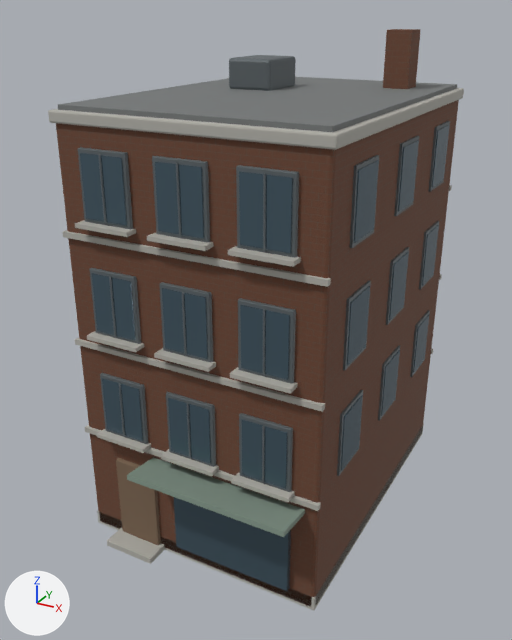
Two versions of the Blender file assets/pilot/brick-shop.blend, one commit apart.
The view is the same before and after, from a 50 mm lens placed at (7.48, -14.75, 11.95), pointed at (-0.3, -0.6, 4.88). Lighting does not change. The marker at lower left points along +X, +Y and +Z. The picture after the commit comes second.

Script lines for the objects in view, before the commit:
```python
mat_brick_shopfacade = principled_material('brick-shopFacade')
mat_brick_shopfacade.texture = img_brick_shopfacadealbedo
mat_brick_shopfacade.roughness = 0.8
mat_canvas = principled_material('Canvas')
mat_canvas.base_color = (0.21, 0.28, 0.23)  # grey #7e9084
mat_canvas.roughness = 0.8
mat_frames = principled_material('Frames')
mat_frames.base_color = (0.12, 0.14, 0.15)  # dark grey #61696c
mat_frames.metallic = 0.25
mat_frames.roughness = 0.55
mat_glass = principled_material('Glass')
mat_glass.base_color = (0.085, 0.14, 0.18)  # dark blue #526976
mat_glass.metallic = 0.5
mat_glass.roughness = 0.18
mat_limestone = principled_material('Limestone')
mat_limestone.base_color = (0.45, 0.44, 0.4)  # grey #b3b1aa
mat_limestone.roughness = 0.8
mat_roof = principled_material('Roof')
mat_roof.base_color = (0.17, 0.18, 0.18)  # grey #737676
mat_roof.roughness = 0.8
mat_timber = principled_material('Timber')
mat_timber.base_color = (0.2, 0.13, 0.08)  # brown #7c6550
mat_timber.roughness = 0.8
me_cube_001 = bpy.data.meshes.new('Cube.001')
me_cube_001.from_pydata(...)  # 2128 vertices, 1872 faces; spans x -3.08..3.08, y -4.95..4.95, z 0.0..11.5
# faces by material slot: [60, 216, 6, 1242, 228, 108, 12]
me_cube_001.materials.append(mat_brick_shopfacade)  # picture img_brick_shopfacadealbedo
me_cube_001.materials.append(mat_limestone)  # grey #b3b1aa
me_cube_001.materials.append(mat_roof)  # grey #737676
me_cube_001.materials.append(mat_frames)  # dark grey #61696c
me_cube_001.materials.append(mat_glass)  # dark blue #526976
me_cube_001.materials.append(mat_timber)  # brown #7c6550
me_cube_001.materials.append(mat_canvas)  # grey #7e9084
ob_brick_shop = bpy.data.objects.new('brick-shop', me_cube_001)
ob_brick_shop.location = (0.0, 0.0, 0.0)
```
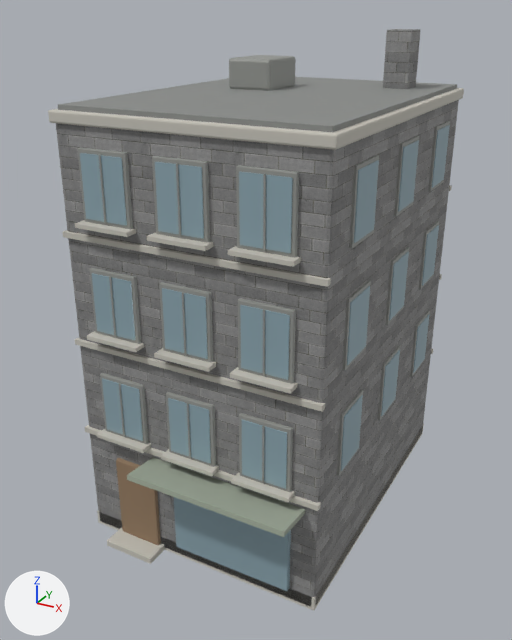
What differs and where, as boxes (x1, y1, x2, y2) in the pictures (512 x 640 px):
'brick-shop', surface changed, recoloured (lighter)
    both: (48, 29, 464, 611)

What changed in the scene script:
```text
Add img_brick_shopfacadenormal512:
    img_brick_shopfacadenormal512 = load_image('brick-shopFacadeNormal512', '_unpacked/brick-shopFacadeNormal512', 512, 512, 'Non-Color')
Add img_brick_jpg:
    img_brick_jpg = load_image('brick.jpg', '_unpacked/brick.jpg', 512, 512, 'sRGB')
Change mat_brick_shopfacade:
    where n0 = _N.new('ShaderNodeBsdfPrincipled'); n0.name = 'Principled BSDF'
    n0.inputs[2].default_value: 0.8 -> 0.85  # 'Roughness'
    where n2 = _N.new('ShaderNodeTexImage'); n2.name = 'Image Texture'
    n2.image: img_brick_shopfacadealbedo -> img_brick_jpg
    add n3 = _N.new('ShaderNodeTexImage'); n3.name = 'Image Texture.001'
    add n3.image = img_brick_shopfacadenormal512
    add n4 = _N.new('ShaderNodeNormalMap'); n4.name = 'Normal Map'
    add n4.inputs[0].default_value = 0.4  # 'Strength'
    add _L.new(n3.outputs[0], n4.inputs[1])  # 'Color' to 'Color'
    add _L.new(n4.outputs[0], n0.inputs[5])  # 'Normal' to 'Normal'
Change mat_limestone:
    mat_limestone.base_color: (0.45, 0.44, 0.4) -> (0.58, 0.56, 0.5)  # grey #b3b1aa -> light grey #c8c5bc
Change mat_roof:
    mat_roof.base_color: (0.17, 0.18, 0.18) -> (0.25, 0.26, 0.25)  # grey #737676 -> grey #898b89
Change mat_frames:
    mat_frames.base_color: (0.12, 0.14, 0.15) -> (0.31, 0.32, 0.3)  # dark grey #61696c -> grey #979995
Change mat_glass:
    mat_glass.base_color: (0.085, 0.14, 0.18) -> (0.3, 0.43, 0.49)  # dark blue #526976 -> greyish cyan #95afba
    mat_glass.metallic: 0.5 -> 0.15
Change mat_timber:
    mat_timber.base_color: (0.2, 0.13, 0.08) -> (0.3, 0.2, 0.12)  # brown #7c6550 -> brown #957c61
Change mat_canvas:
    mat_canvas.base_color: (0.21, 0.28, 0.23) -> (0.35, 0.4, 0.32)  # grey #7e9084 -> grey #a0aa99
```
